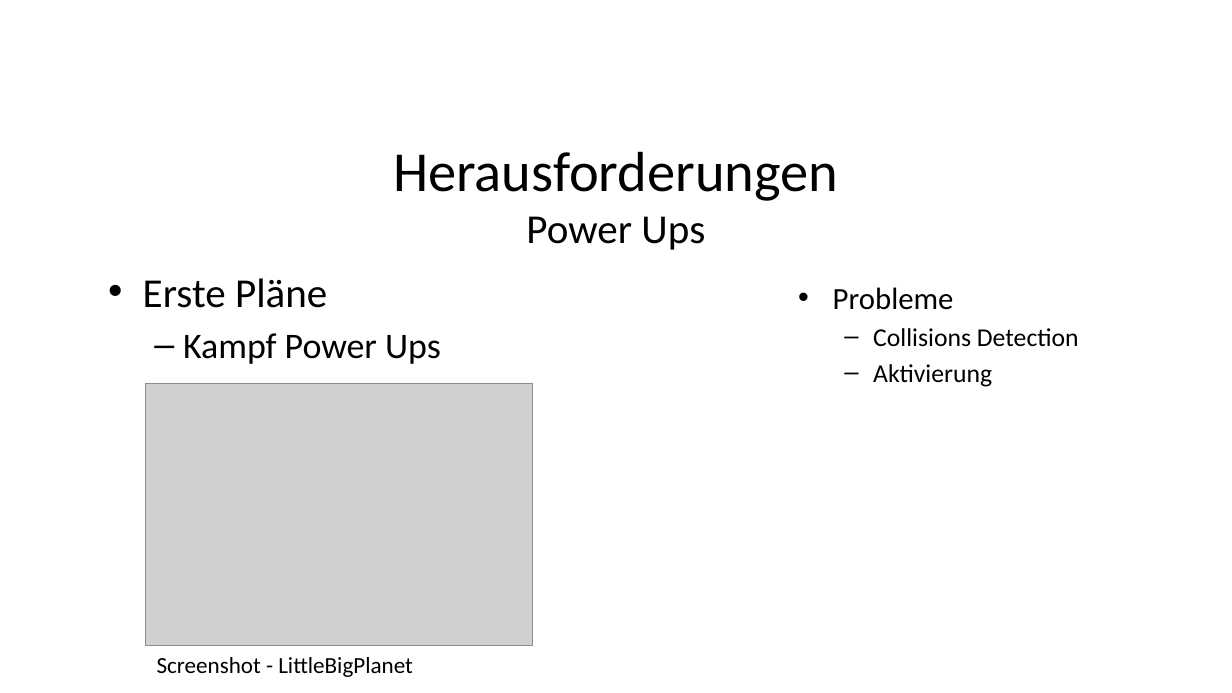
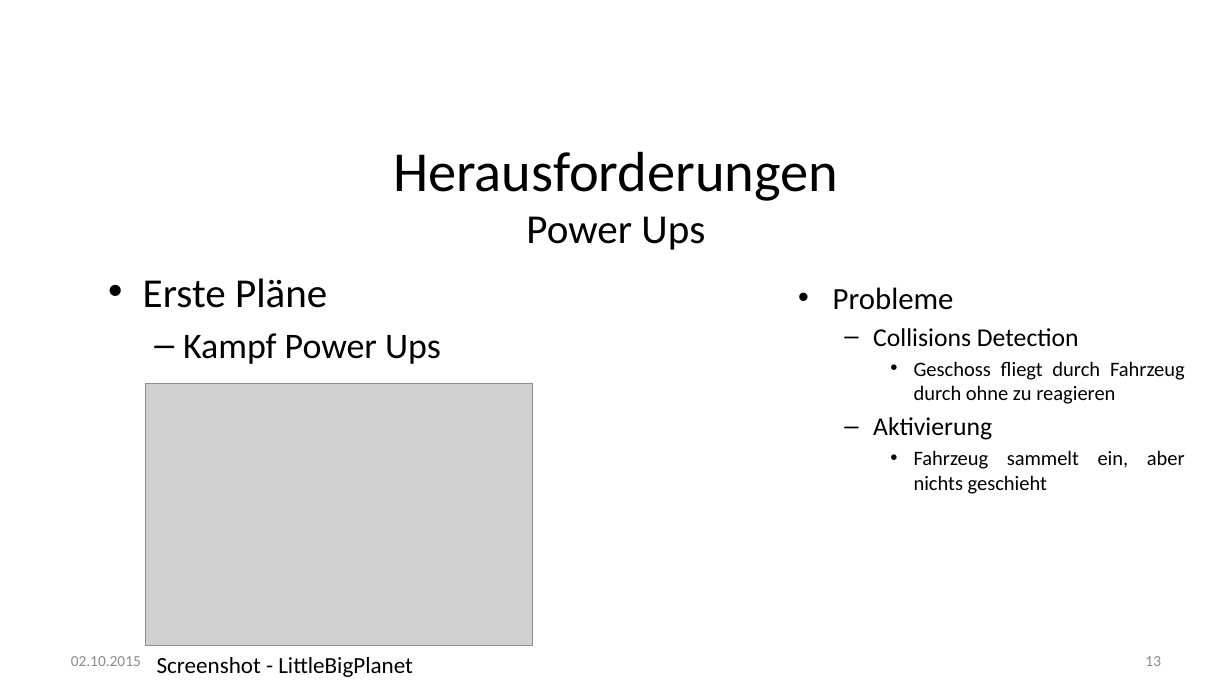
Before and after one commit to fdai3905/GDV2015, a slide deck: slide 13 of final/GDV - Finale Präsentation V0.9.pptx (slide 9 before the commit). Drawn at 1232x693 pixels with LibreOffice and Linux fonts; fonts in the diff are those of the drawing; grey boxes stand for pictures; background and template pictures are left out. Boxes give left, top, right and bottom in pixels: in the first picture for what was removed or moved away, otherwise in the second. Text is boxed around its words. In the diff, an @@ line names an element or a change of style, - is before the commit and + after.

```diff
--- a/final/GDV - Finale Präsentation V0.9.pptx
+++ b/final/GDV - Finale Präsentation V0.9.pptx
@@ text at (x1=914, y1=361, x2=1185, y2=404): paragraph added @@
+    • Geschoss fliegt durch Fahrzeug durch ohne zu reagieren
@@ text at (x1=914, y1=450, x2=1185, y2=494): paragraph added @@
+    • Fahrzeug sammelt ein, aber nichts geschieht
@@ text added at (x1=71, y1=656, x2=141, y2=666), 12 pt, text #8C8C8C @@
+02.10.2015
@@ page number added at (x1=1145, y1=656, x2=1161, y2=666), 12 pt, text #8C8C8C @@
+13
```
Also in this commit, not shown: 31 other slides changed, 7 slides added, 44 other files.
